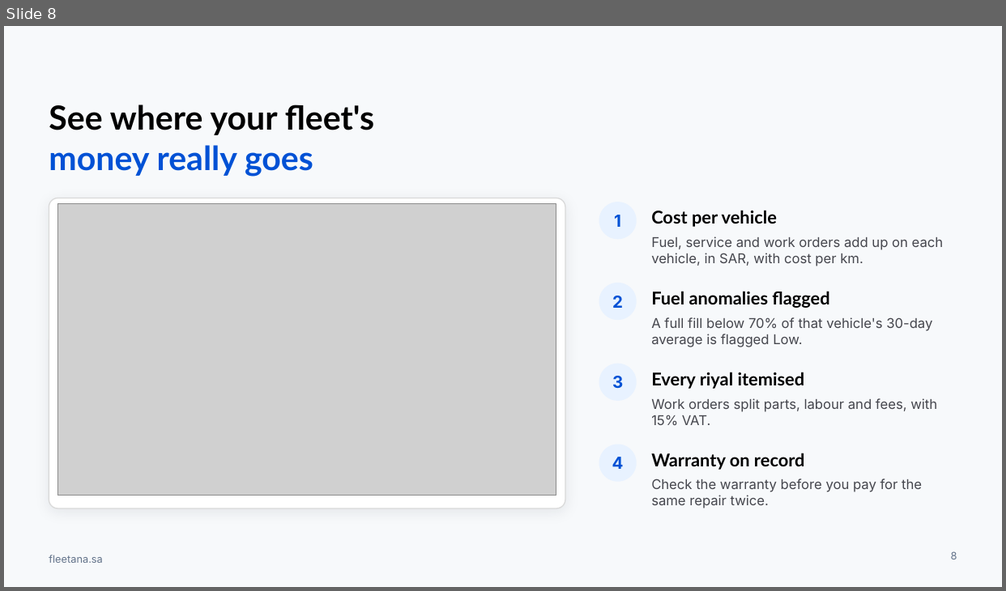
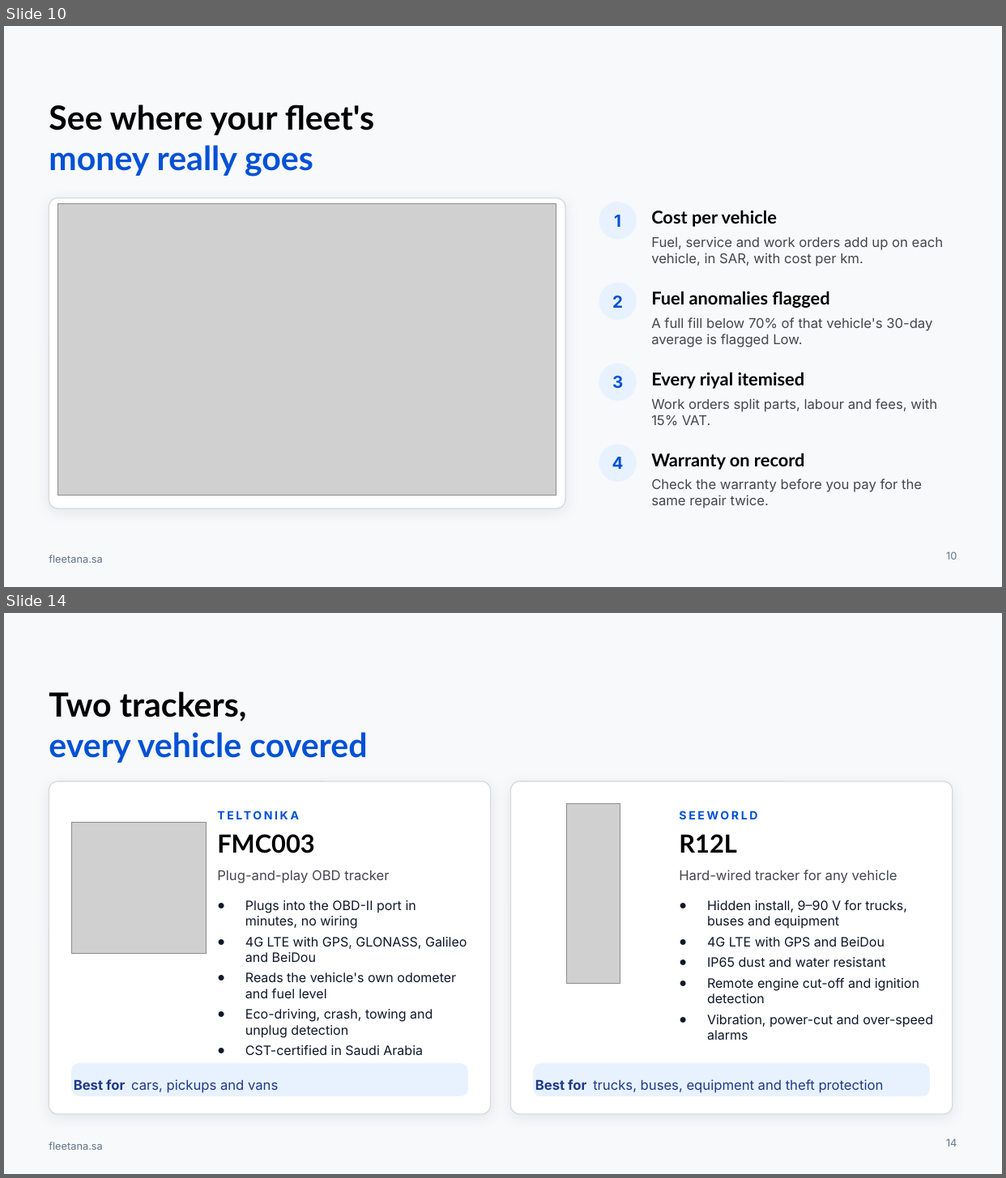
Before and after one commit to AbdallahDaban/Claude, a slide deck: fleetana-launch/brand/profile/Fleetana-Company-Profile-EN.pptx. Shown one above the other, each under a label of ours: slide 8 before the commit, slides 10 and 14 after it; the slides between them are not shown. The pictures are 1006x591 and 1006x1178 pixels, drawn with LibreOffice and Linux fonts; fonts in the diff are those of the drawing; grey boxes stand for pictures; background and template pictures are left out. Boxes give left, top, right and bottom in pixels: in the first picture for what was removed or moved away, otherwise in the second. Text is boxed around its words. In the diff, an @@ line names an element or a change of style, - is before the commit and + after.

```diff
--- a/fleetana-launch/brand/profile/Fleetana-Company-Profile-EN.pptx
+++ b/fleetana-launch/brand/profile/Fleetana-Company-Profile-EN.pptx
@@ slide 14 added at (4, 613, 1002, 1174), background #F7F9FB; not listed: 1 template element that a slide beside it also shows @@
@@ title added at (49, 692, 367, 763), 32 pt, text #0051D5, bold @@
+Two trackers,
+every vehicle covered
@@ rounded rectangle added at (49, 781, 491, 1114), fill #FFFFFF, outline #D9D9D9 1 pt @@
@@ rounded rectangle added at (511, 781, 953, 1114), fill #FFFFFF, outline #D9D9D9 1 pt @@
@@ text added at (217, 804, 472, 826), 11 pt, text #0051D5, bold @@
+TELTONIKA
@@ picture added at (567, 804, 621, 983) @@
@@ picture added at (71, 823, 206, 954) @@
@@ text added at (679, 811, 757, 820), 11 pt, text #0051D5, bold @@
+SEEWORLD
@@ text added at (217, 834, 315, 854), 24 pt, text #000000, bold @@
+FMC003
@@ text added at (679, 834, 737, 853), 24 pt, text #000000, bold @@
+R12L
@@ text added at (217, 870, 389, 884), 13 pt, text #45464D @@
+Plug-and-play OBD tracker
@@ text added at (679, 870, 897, 884), 13 pt, text #45464D @@
+Hard-wired tracker for any vehicle
@@ text added at (245, 901, 467, 1056), 12.5 pt, text #0F172A @@
+● Plugs into the OBD-II port in minutes, no wiring
+● 4G LTE with GPS, GLONASS, Galileo and BeiDou
+● Reads the vehicle's own odometer and fuel level
+● Eco-driving, crash, towing and unplug detection
+● CST-certified in Saudi Arabia
@@ text added at (707, 901, 933, 1040), 12.5 pt, text #0F172A @@
+● Hidden install, 9–90 V for trucks, buses and equipment
+● 4G LTE with GPS and BeiDou
+● IP65 dust and water resistant
+● Remote engine cut-off and ignition detection
+● Vibration, power-cut and over-speed alarms
@@ rounded rectangle added at (71, 1063, 468, 1097), fill #E8F2FF, 13 pt, text #1E3A8A @@
+Best for cars, pickups and vans
@@ rounded rectangle added at (533, 1063, 930, 1097), fill #E8F2FF, 13 pt, text #1E3A8A @@
+Best for trucks, buses, equipment and theft protection
@@ page number added at (946, 1139, 957, 1147), 10 pt, text #64748B @@
+14
@@ what was slide 8 is now slide 10 @@
@@ page number at (946, 552, 957, 560): text changed @@
-8
+10
```
Also in this commit, not shown: 10 slides changed, 6 other slides added, 6 slides removed, 4 other files.
